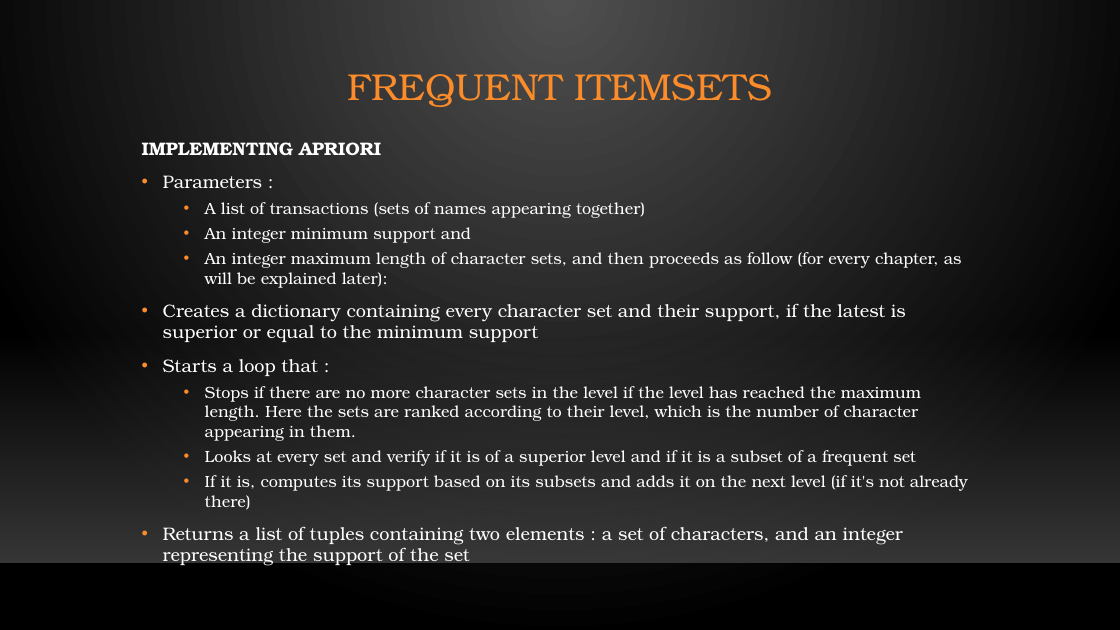
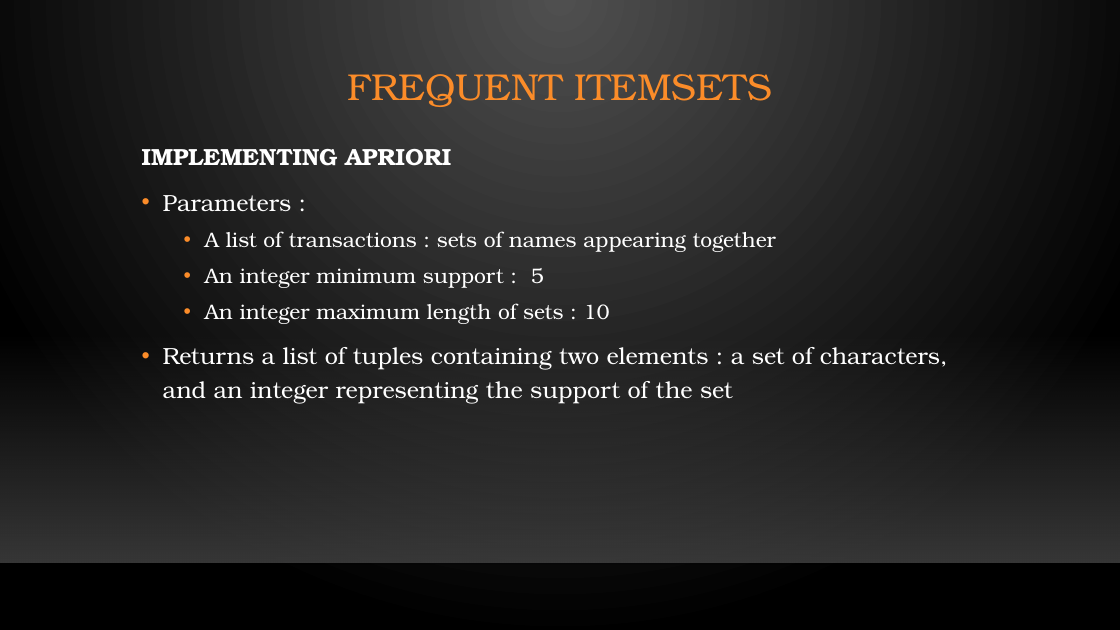
Before and after one commit to Lledune/DS-Project-Dracula, a slide deck: slide 11 of LINMA2472 PROJECT - GROUP 14 - SLIDES.pptx. Drawn at 1120x630 pixels with LibreOffice and Linux fonts; fonts in the diff are those of the drawing; background and template pictures are left out. Boxes give left, top, right and bottom in pixels: in the first picture for what was removed or moved away, otherwise in the second. Text is boxed around its words. In the diff, an @@ line names an element or a change of style, - is before the commit and + after.

```diff
--- a/LINMA2472 PROJECT - GROUP 14 - SLIDES.pptx
+++ b/LINMA2472 PROJECT - GROUP 14 - SLIDES.pptx
@@ text at box(142, 149, 947, 403): size 15.5 to 20 pt in "IMPLEMENTING APRIORI", "Parameters :", "Returns a list of tuples containing two ..."; line spacing 1 to 1.2 @@
@@ text at box(205, 231, 776, 324): text changed; size 13.9 to 18 pt @@
-  • A list of transactions (sets of names appearing together)
-  • An integer minimum support and
-  • An integer maximum length of character sets, and then proceeds as follow (for every chapter, as will be explained later):
-• Creates a dictionary containing every character set and their support, if the latest is superior or equal to the minimum support
-• Starts a loop that :
-  • Stops if there are no more character sets in the level if the level has reached the maximum length. Here the sets are ranked according to their level, which is the number of character appearing in them.
-  • Looks at every set and verify if it is of a superior level and if it is a subset of a frequent set
-  • If it is, computes its support based on its subsets and adds it on the next level (if it's not already there)
+  • A list of transactions : sets of names appearing together
+  • An integer minimum support : 5
+  • An integer maximum length of sets : 10
```
Also in this commit, not shown: 4 other slides changed, 1 slide removed, 1 other file.
